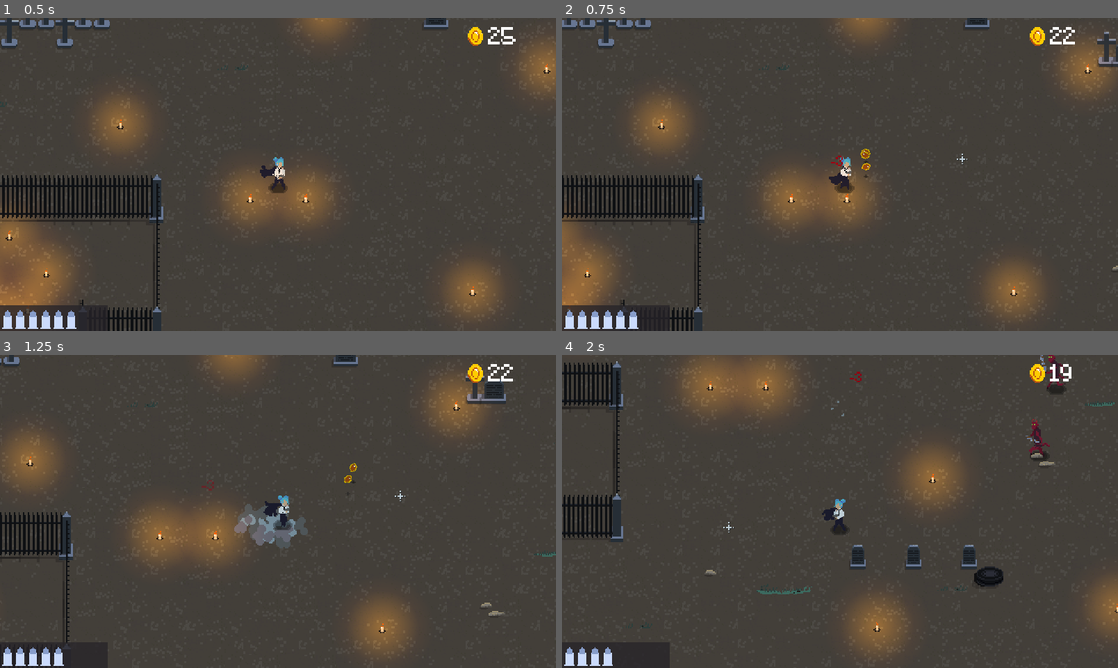
Above: before the commit, frames 1-4 (two rows, left to right).
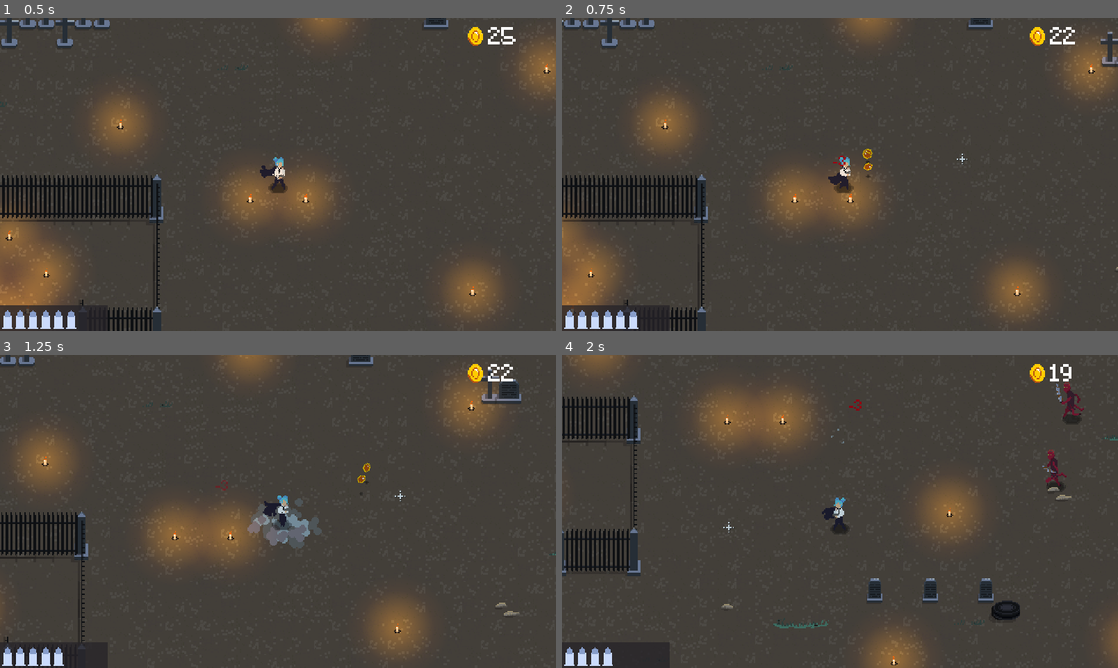
Above: after the commit, the same moments.

Repository: Niimphu/JGJ24
Game: Godot game, scene res://scenes/game/game.tscn
Same seed, same stepped clock (60 frames per second), same inputs: the game is played once before the commit and once after it.
Inputs (mouse positions are in pixels of both pictures, inside the frame that each line leads up to):
- Up to frame 1 (0.5 s): no input
- Up to frame 2 (0.75 s): tap Enter at 0.5 s; move the mouse to (962, 158) at 0.52 s; hold D (move_right) from 0.53 s (still down); right-click (962, 158) at 0.6 s
- Up to frame 3 (1.25 s): keep holding D (move_right); click (400, 495) at 0.8 s
- Up to frame 4 (2 s): move the mouse to (728, 527) at 1.27 s; release D (move_right) at 1.28 s; hold S (move_down) from 1.28 s (still down); click (728, 527) at 1.35 s; tap Space (roll) at 1.55 s

Frame 1 is identical in both runs. In frame 2, 3.3% of the frame differs, in the area x 0-100%, y 0-100%; in frame 3, 7.0%; in frame 4, 17%.

Commit message:
balance

Diff:
--- a/event_bus.gd
+++ b/event_bus.gd
@@ -5,4 +5,4 @@
 signal player_hit(dmg: int, location: Vector2)
 ##changes multiplier on enemy death
 signal up_mult
-#signal player_death
+signal player_death
--- a/scenes/entities/enemy.gd
+++ b/scenes/entities/enemy.gd
@@ -90,6 +90,8 @@
 
 
 func fly() -> void:
+	if global_position.distance_squared_to(Player.global_position) < attack_range:
+		return
 	direction = Player.global_position - global_position
 	velocity = direction.normalized() * speed
 	move_and_slide()
@@ -162,12 +164,12 @@
 		queue_free()
 
 
-func _on_hurtbox_entered(bullet: Area2D) -> void:
+func _on_hurtbox_entered(killer: Area2D) -> void:
 	health -= 1
 	if health <= 0:
-		death(bullet)
+		death(killer)
 	else:
-		hurt_animation()
+		Animator.play("hurt")
 
 
 func _on_hitbox_entered(_area: Area2D) -> void:
--- a/scenes/entities/eye_bat.tscn
+++ b/scenes/entities/eye_bat.tscn
@@ -60,7 +60,7 @@
 "times": PackedFloat32Array(0),
 "transitions": PackedFloat32Array(1),
 "update": 1,
-"values": [true]
+"values": [false]
 }
 tracks/4/type = "value"
 tracks/4/imported = false
@@ -109,10 +109,10 @@
 tracks/0/interp = 1
 tracks/0/loop_wrap = true
 tracks/0/keys = {
-"times": PackedFloat32Array(0, 0.1, 0.2, 0.3, 0.4, 0.5, 0.6, 0.65, 0.7, 0.75, 0.8, 0.85, 0.9, 0.95),
-"transitions": PackedFloat32Array(1, 1, 1, 1, 1, 1, 1, 1, 1, 1, 1, 1, 1, 1),
-"update": 1,
-"values": [2, 9, 10, 6, 7, 3, 5, 5, 0, 1, 2, 3, 4, 5]
+"times": PackedFloat32Array(0, 0.05, 0.1, 0.15, 0.25, 0.35, 0.4, 0.45, 0.5, 0.55, 0.6, 0.65, 0.7, 0.75, 0.8, 0.85, 0.9, 0.95),
+"transitions": PackedFloat32Array(1, 1, 1, 1, 1, 1, 1, 1, 1, 1, 1, 1, 1, 1, 1, 1, 1, 1),
+"update": 1,
+"values": [2, 9, 10, 6, 7, 3, 5, 5, 0, 1, 2, 3, 4, 5, 0, 1, 2, 3]
 }
 tracks/1/type = "value"
 tracks/1/imported = false
@@ -121,7 +121,7 @@
 tracks/1/interp = 1
 tracks/1/loop_wrap = true
 tracks/1/keys = {
-"times": PackedFloat32Array(0, 0.2, 0.3, 0.4, 0.5),
+"times": PackedFloat32Array(0, 0.05, 0.1, 0.15, 0.2),
 "transitions": PackedFloat32Array(1, 1, 1, 1, 1),
 "update": 0,
 "values": [Vector2(0, -33), Vector2(0, -25), Vector2(0, -33), Vector2(0, -40), Vector2(0, -33)]
@@ -133,7 +133,7 @@
 tracks/2/interp = 1
 tracks/2/loop_wrap = true
 tracks/2/keys = {
-"times": PackedFloat32Array(0.3),
+"times": PackedFloat32Array(0.2),
 "transitions": PackedFloat32Array(1),
 "update": 1,
 "values": [true]
@@ -145,7 +145,7 @@
 tracks/3/interp = 1
 tracks/3/loop_wrap = true
 tracks/3/keys = {
-"times": PackedFloat32Array(0, 0.3, 0.5),
+"times": PackedFloat32Array(0, 0.2, 0.4),
 "transitions": PackedFloat32Array(1, 1, 1),
 "update": 1,
 "values": [true, false, true]
@@ -195,7 +195,7 @@
 "times": PackedFloat32Array(0, 0.1, 0.2, 0.3, 0.4, 0.5, 0.6, 0.7),
 "transitions": PackedFloat32Array(1, 1, 1, 1, 1, 1, 1, 1),
 "update": 1,
-"values": [8, 9, 10, 11, 12, 13, 14, 15]
+"values": [16, 9, 10, 11, 12, 13, 14, 15]
 }
 tracks/1/type = "value"
 tracks/1/imported = false
@@ -224,6 +224,20 @@
 
 [sub_resource type="Animation" id="Animation_awiah"]
 resource_name = "hurt"
+length = 0.1
+step = 0.1
+tracks/0/type = "value"
+tracks/0/imported = false
+tracks/0/enabled = true
+tracks/0/path = NodePath("Body:frame")
+tracks/0/interp = 1
+tracks/0/loop_wrap = true
+tracks/0/keys = {
+"times": PackedFloat32Array(0),
+"transitions": PackedFloat32Array(1),
+"update": 1,
+"values": [16]
+}
 
 [sub_resource type="AnimationLibrary" id="AnimationLibrary_5ehcw"]
 _data = {
@@ -246,7 +260,7 @@
 scale = Vector2(1, 1.008)
 texture = ExtResource("2_jkovk")
 hframes = 4
-vframes = 4
+vframes = 5
 
 [node name="CollisionShape2D" parent="." index="2"]
 disabled = true
--- a/scenes/entities/imp_inherited.tscn
+++ b/scenes/entities/impling.tscn
@@ -116,7 +116,7 @@
 tracks/1/interp = 1
 tracks/1/loop_wrap = true
 tracks/1/keys = {
-"times": PackedFloat32Array(0, 0.3, 0.4, 0.5, 0.6),
+"times": PackedFloat32Array(0, 0.2, 0.3, 0.4, 0.5),
 "transitions": PackedFloat32Array(1, 1, 1, 1, 1),
 "update": 1,
 "values": [7, 8, 9, 10, 11]
@@ -128,7 +128,7 @@
 tracks/2/interp = 1
 tracks/2/loop_wrap = true
 tracks/2/keys = {
-"times": PackedFloat32Array(0.3, 0.7),
+"times": PackedFloat32Array(0.2, 0.5),
 "transitions": PackedFloat32Array(1, 1),
 "update": 1,
 "values": [false, true]
@@ -140,7 +140,7 @@
 tracks/3/interp = 1
 tracks/3/loop_wrap = true
 tracks/3/keys = {
-"times": PackedFloat32Array(0.3),
+"times": PackedFloat32Array(0.2),
 "transitions": PackedFloat32Array(1),
 "update": 1,
 "values": [true]
@@ -190,7 +190,6 @@
 
 [sub_resource type="Animation" id="Animation_xjj5c"]
 resource_name = "death"
-length = 1.1
 step = 0.1
 tracks/0/type = "value"
 tracks/0/imported = false
@@ -199,7 +198,7 @@
 tracks/0/interp = 1
 tracks/0/loop_wrap = true
 tracks/0/keys = {
-"times": PackedFloat32Array(0, 0.1, 0.3, 0.4, 0.5, 0.6, 0.7, 0.8, 0.9, 1),
+"times": PackedFloat32Array(0, 0.1, 0.2, 0.3, 0.4, 0.5, 0.6, 0.7, 0.8, 0.9),
 "transitions": PackedFloat32Array(1, 1, 1, 1, 1, 1, 1, 1, 1, 1),
 "update": 1,
 "values": [Vector2i(40, 0), Vector2i(41, 0), Vector2i(42, 0), Vector2i(43, 0), Vector2i(44, 0), Vector2i(45, 0), Vector2i(46, 0), Vector2i(47, 0), Vector2i(48, 0), Vector2i(49, 0)]
@@ -211,10 +210,10 @@
 tracks/1/interp = 1
 tracks/1/loop_wrap = true
 tracks/1/keys = {
-"times": PackedFloat32Array(0, 1.1),
-"transitions": PackedFloat32Array(1, 1),
+"times": PackedFloat32Array(0, 0.9, 1.1),
+"transitions": PackedFloat32Array(1, 1, 1),
 "update": 0,
-"values": [Color(1, 1, 1, 1), Color(1, 1, 1, 0)]
+"values": [Color(1, 1, 1, 1), Color(1, 1, 1, 1), Color(1, 1, 1, 0)]
 }
 tracks/2/type = "value"
 tracks/2/imported = false
@@ -231,7 +230,7 @@
 
 [sub_resource type="Animation" id="Animation_cv455"]
 resource_name = "hurt"
-length = 0.15
+length = 0.1
 step = 0.1
 tracks/0/type = "value"
 tracks/0/imported = false
@@ -240,10 +239,10 @@
 tracks/0/interp = 1
 tracks/0/loop_wrap = true
 tracks/0/keys = {
-"times": PackedFloat32Array(0, 0.1),
-"transitions": PackedFloat32Array(1, 1),
-"update": 1,
-"values": [Vector2i(41, 0), Vector2i(41, 0)]
+"times": PackedFloat32Array(0),
+"transitions": PackedFloat32Array(1),
+"update": 1,
+"values": [Vector2i(41, 0)]
 }
 
 [sub_resource type="AnimationLibrary" id="AnimationLibrary_6el0f"]
@@ -255,23 +254,22 @@
 "hurt": SubResource("Animation_cv455")
 }
 
-[node name="ImpInherited" node_paths=PackedStringArray("Animator", "Attacker") instance=ExtResource("1_55f7r")]
-speed = 120
+[node name="Impling" node_paths=PackedStringArray("Animator", "Attacker") instance=ExtResource("1_remn4")]
+speed = 205
 knockback_speed = 15
-attack_range = 35
 Animator = NodePath("AnimationPlayer")
 Attacker = NodePath("ImpAtttack")
 
 [node name="Body" parent="." index="1"]
 position = Vector2(0, -16)
-texture = ExtResource("2_562hu")
+texture = ExtResource("2_mlb2x")
 hframes = 61
 
 [node name="HurtboxShape" parent="Hurtbox" index="0"]
 position = Vector2(-0.479978, -8.64929)
 
 [node name="HitboxShape" type="CollisionPolygon2D" parent="Hitbox" index="0"]
-polygon = PackedVector2Array(-19, -38, 13, -21, 6, 7, -24, -3, -10, 13, 26, 9, 25, -28, 5, -37)
+polygon = PackedVector2Array(-19, -38, -4.057, -23.226, -7.56469, -9.47584, -28.8915, -5.40692, -24.121, 3.8534, -10, 13, 4.36147, 16.2005, 16.007, 13.8152, 25.2673, 6.94017, 28.2138, -1.33799, 29.8975, -13.2642, 26.1092, -28.5577, 16.7085, -35.7134, -0.970226, -41.3257)
 disabled = true
 
 [node name="AnimationPlayer" type="AnimationPlayer" parent="." index="8"]
--- a/scenes/entities/player.gd
+++ b/scenes/entities/player.gd
@@ -3,7 +3,14 @@
 enum {
 	IDLE,
 	MOVE,
-	ROLL
+	ROLL,
+	DEAD
+}
+
+enum {
+	READY,
+	SHOOT,
+	RELOAD
 }
 
 @export var BulletManager: Node2D
@@ -33,12 +40,11 @@
 
 const ROLL_MULT := 3.5
 const ROLL_FRICTION := 800
-var speed := 120.0
+var speed := 100.0
 var state := IDLE
 var direction := Vector2.ZERO
 var mouse_pos: Vector2
 var roll_cd: bool = true
-var reloading := false
 var coin_origin := Vector2(0, -18)
 
 var max_ammo := 6
@@ -53,6 +59,7 @@
 var roll_direction := Vector2.RIGHT
 var muzzle_pos := Vector2.ZERO
 var fully_reloadable := false
+var gun_state := READY
 
 
 func _ready():
@@ -60,7 +67,7 @@
 	Animator.animation_finished.connect(finished_animation)
 	Ouch.animation_finished.connect(hurtbox_on)
 	set_process(true)
-	#EventBus.player_death.connect(player_died)
+	EventBus.player_death.connect(die)
 
 
 func _physics_process(delta: float) -> void:
@@ -70,7 +77,8 @@
 
 	if Input.is_action_just_pressed("roll") and roll_cd and Game.update_coins(roll_cost, popup_pos()):
 		roll_cd = false
-		reloading = false
+		if gun_state == RELOAD:
+			gun_state = READY
 		roll_pressed()
 		await get_tree().create_timer(0.6).timeout
 		roll_cd = true
@@ -178,7 +186,7 @@
 		popup("No ammo!")
 		return
 
-	reloading = false
+	gun_state = SHOOT
 	if !ReloadTimer.is_stopped() and ReloadTimer.time_left < 0.1:
 		await ReloadTimer.timeout
 	elif !FullReloadTimer.is_stopped() and FullReloadTimer.time_left < 0.1:
@@ -187,12 +195,16 @@
 	current_ammo -= 1
 	AmmoCount.value = current_ammo
 
+
 	var bullet := bullet_scene.instantiate()
 	bullet.position = muzzle_pos
 	bullet.set_parameters((muzzle_pos - mouse_pos).normalized(), piercing_level)
 	BulletManager.add_child(bullet)
 	GunAnimator.play("shoot")
 
+	await get_tree().create_timer(0.1).timeout
+	gun_state = READY
+
 
 func throw_coins() -> void:
 	if !Game.update_coins(-ability_cost, popup_pos()):
@@ -205,9 +217,9 @@
 
 
 func reload(full := false) -> void:
-	if state == ROLL or reloading:
-		return
-	reloading = true
+	if state == ROLL or gun_state == RELOAD:
+		return
+	gun_state = RELOAD
 	if full:
 		full_reload()
 	else:
@@ -216,38 +228,38 @@
 
 func full_reload() -> void:
 	if current_ammo >= max_ammo:
-		reloading = false
+		gun_state = READY
 		return
 
 	GunAnimator.play("full_reload")
 	Sound.full_reload()
 	if state == ROLL or Game.update_coins((max_ammo - current_ammo) * reload_cost, popup_pos()) == false:
-		reloading = false
+		gun_state = READY
 		return
 
 	current_ammo = max_ammo
 	AmmoCount.value = current_ammo
 	FullReloadTimer.start()
 	await FullReloadTimer.timeout
-	reloading = false
+	gun_state = READY
 
 
 func reload_bullet() -> void:
 	if current_ammo >= max_ammo or not is_processing():
-		reloading = false
+		gun_state = READY
 		return
 
 	GunAnimator.play("reload")
 	Sound.reload()
 	if state == ROLL or Game.update_coins(reload_cost, popup_pos()) == false:
-		reloading = false
+		gun_state = READY
 		return
 	current_ammo += 1
 	AmmoCount.value = current_ammo
 
 	ReloadTimer.start()
 	await ReloadTimer.timeout
-	if reloading:
+	if gun_state == RELOAD:
 		reload_bullet()
 
 
@@ -256,8 +268,11 @@
 
 
 func _on_hurtbox_entered(_area: Area2D) -> void:
+	if state == DEAD:
+		return
 	HurtboxShape.set_deferred("disabled", true)
 	Ouch.play("ouch")
+	$Ouch/Ouchie.play()
 
 
 func hurtbox_on(_anim_name: String) -> void:
@@ -286,3 +301,12 @@
 	Game.add_child(popup_instance)
 	popup_instance.global_position = popup_pos()
 	popup_instance.pop(message, false)
+
+
+func die() -> void:
+	if state == DEAD:
+		return
+	state = DEAD
+	Animator.process_mode = Node.PROCESS_MODE_ALWAYS
+	set_physics_process(false)
+	Animator.play("death")
--- a/scenes/entities/player.tscn
+++ b/scenes/entities/player.tscn
@@ -12,6 +12,7 @@
 [ext_resource type="AudioStream" uid="uid://2fpurky0xkj5" path="res://assets/sounds/fullreload.wav" id="6_lg8fc"]
 [ext_resource type="AudioStream" uid="uid://bstegxpvvcph1" path="res://assets/sounds/step.wav" id="11_u1akm"]
 [ext_resource type="AudioStream" uid="uid://cehmqj0srpb" path="res://assets/sounds/roll.wav" id="12_6oe3g"]
+[ext_resource type="AudioStream" uid="uid://e70sgujrkvv" path="res://assets/sounds/hitHurt.wav" id="13_j6s7u"]
 
 [sub_resource type="CapsuleShape2D" id="CapsuleShape2D_m6q6f"]
 radius = 3.53651
@@ -387,7 +388,8 @@
 }
 
 [sub_resource type="Animation" id="Animation_hqasp"]
-length = 0.001
+length = 0.3
+step = 0.1
 tracks/0/type = "value"
 tracks/0/imported = false
 tracks/0/enabled = true
@@ -518,6 +520,9 @@
 "": SubResource("AnimationLibrary_fbrr3")
 }
 
+[node name="Ouchie" type="AudioStreamPlayer" parent="Ouch"]
+stream = ExtResource("13_j6s7u")
+
 [node name="PlayerHurtbox" type="Area2D" parent="."]
 collision_layer = 4
 collision_mask = 64
--- a/scenes/game/game.gd
+++ b/scenes/game/game.gd
@@ -61,7 +61,7 @@
 	CoinCount.text = str(coins)
 	popup(amount, location)
 	if coins < 0:
-		#EventBus.player_death.emit()
+		EventBus.player_death.emit()
 		pass
 	return true
 
@@ -80,7 +80,7 @@
 func pause() -> void:
 	Input.mouse_mode = Input.MOUSE_MODE_VISIBLE
 	get_tree().paused = true
-	Player.reloading = false
+	Player.gun_state = Player.READY
 	Player.set_process(false)
 
 
@@ -93,5 +93,6 @@
 func _on_enemy_died(amount: int, location: Vector2): #works but does not visually affect counter until roll used
 	update_coins(amount, location)
 
+
 func _on_player_hit(damage: int, location: Vector2):
-	update_coins(damage, location)
+	update_coins(damage, location, true)
--- a/scenes/game/upgrade_manager.gd
+++ b/scenes/game/upgrade_manager.gd
@@ -10,25 +10,60 @@
 
 var upgrades := [
 	{
-		"title": "Pointier Bullets",
+		"title": "Two Birds...",
 		"description": "+1 bullet piercing",
-		"cost": -15,
-		"action": Callable(self, "pointer_bullets"),
+		"cost": -10,
+		"action": Callable(self, "two_birds"),
 		"amount": 3, # number of times this upgrade can be bought
-		"inflation": -5 # price increase for subsequent purchases
+		"inflation": -4 # price increase for subsequent purchases
 	},
 	{
 		"title": "Speeding Fine",
-		"description": "+30% movespeed, +2 roll cost",
-		"cost": -20,
+		"description": "+30% movespeed\n +2 roll cost",
+		"cost": -15,
 		"action": Callable(self, "speeding"),
 		"amount": 2,
-		"inflation": -10
+		"inflation": -6
 	},
 	{
 		"title": "Disposable Cylinders",
 		"description": "-1 max ammo\nreloading from empty fully reloads ammo and is 20% faster",
 		"cost": -25,
+		"action": Callable(self, "disposable_cylinders"),
+		"amount": 1,
+	},
+	{
+		"title": "One Eye Open",
+		"description": "shoot again, backwards\n uses ammo",
+		"cost": -15,
+		"action": Callable(self, "one_eye_open"),
+		"amount": 1,
+	},
+	{
+		"title": "Buy 2 Get 1 Free",
+		"description": "shoot 3 bullets at once",
+		"cost": -25,
+		"action": Callable(self, "number_1_fan"),
+		"amount": 1,
+	},
+	{
+		"title": "Guardian Angel",
+		"description": "on death: revive with 1 bullet and 0 coins",
+		"cost": -25,
+		"action": Callable(self, "disposable_cylinders"),
+		"amount": 1,
+	},
+	{
+		"title": "Spring-Loaded",
+		"description": "+50% roll distance",
+		"cost": -15,
+		"action": Callable(self, "disposable_cylinders"),
+		"amount": 1,
+	},
+	{
+		"title": "Instant Returns",
+		"description": "+5 coins when shooting a thrown coin",
+		"cost": -20,
 		"action": Callable(self, "disposable_cylinders"),
 		"amount": 1,
 	}
@@ -113,7 +148,7 @@
 	return coin_balance > current_upgrade["cost"]
 
 
-func pointer_bullets():
+func two_birds():
 	Player.piercing_level += 1
 
 
--- a/scenes/game/wave_manager.gd
+++ b/scenes/game/wave_manager.gd
@@ -4,7 +4,7 @@
 @export var Player: Node2D
 
 @onready var Bat := preload("res://scenes/entities/eye_bat.tscn")
-@onready var Imp := preload("res://scenes/entities/imp_inherited.tscn")
+@onready var Imp := preload("res://scenes/entities/impling.tscn")
 
 
 @onready var spawn_points := get_children().map(func(point: Node2D): return point.global_position)
Binary file changed: assets/art/Sprites/eyebat.png
Binary file changed: assets/images/HatsuneWick.png
Not shown, added: assets/sounds/hitHurt.wav.import
Not shown: 2 places in scenes/entities/impling.tscn that only renumber resources
Not shown: 1 places in scenes/entities/player.tscn that only renumber resources
Not shown, added: assets/sounds/hitHurt.wav
